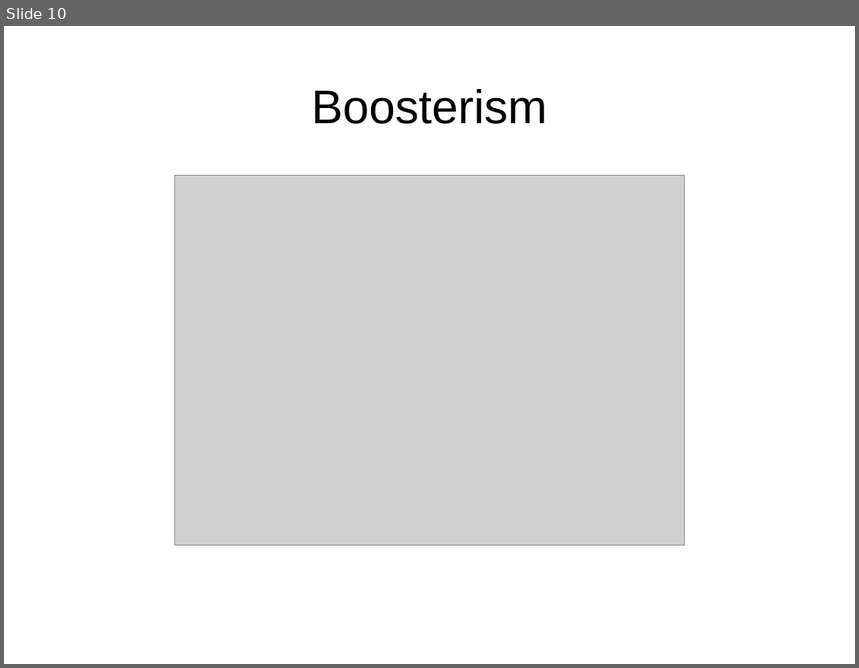
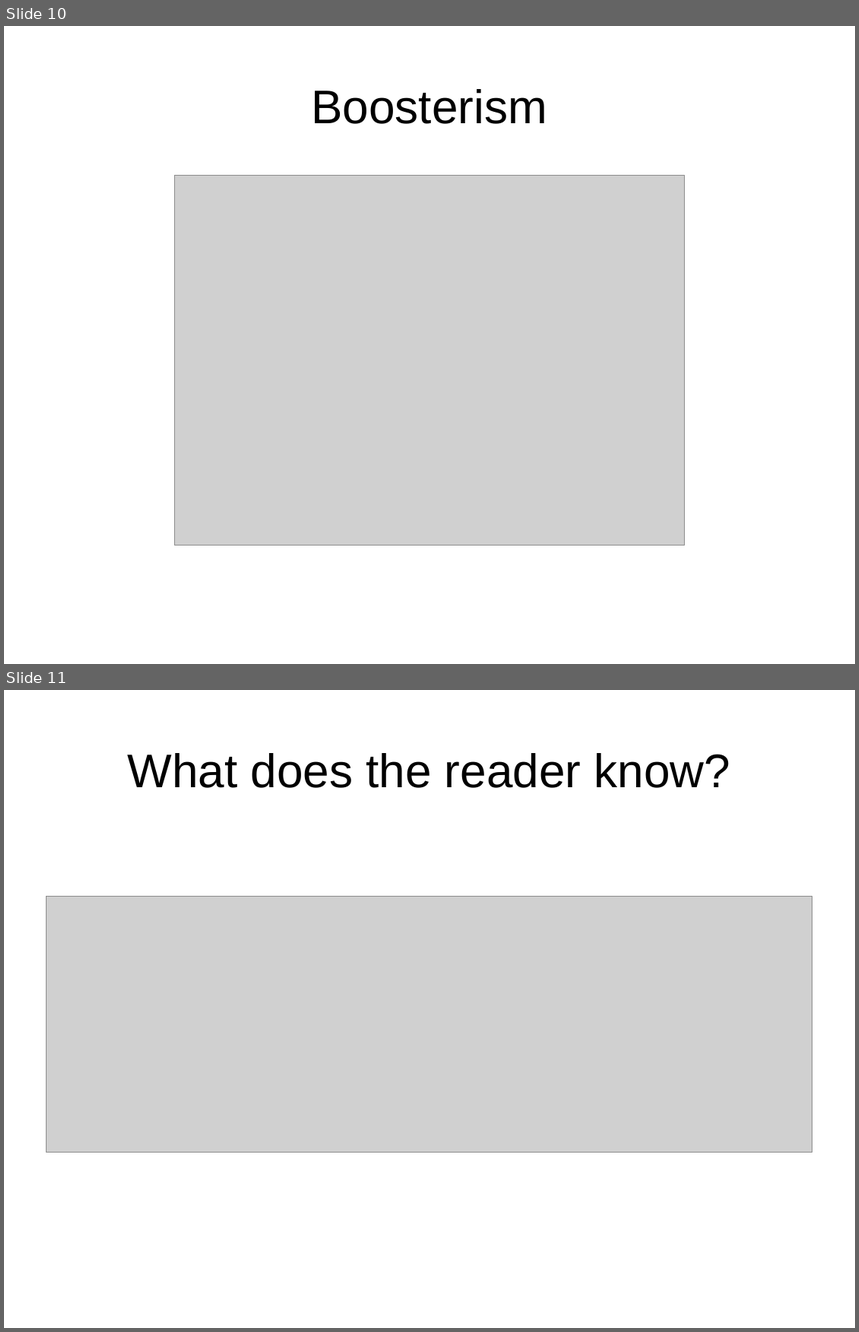
Before and after one commit to conorhoughton/COMS12303, a slide deck: 2017_18/CJH_3_Feedback/CJH_3_Feedback.odp. Shown one above the other, each under a label of ours: slide 10 before the commit, slides 10 and 11 after it. The pictures are 859x668 and 859x1332 pixels, drawn with LibreOffice and Linux fonts; fonts in the diff are those of the drawing; grey boxes stand for pictures. Boxes give left, top, right and bottom in pixels: in the first picture for what was removed or moved away, otherwise in the second. Text is boxed around its words. In the diff, an @@ line names an element or a change of style, - is before the commit and + after.

```diff
--- a/2017_18/CJH_3_Feedback/CJH_3_Feedback.odp
+++ b/2017_18/CJH_3_Feedback/CJH_3_Feedback.odp
@@ slide 11 added at box(4, 690, 855, 1328), background #FFFFFF @@
@@ title added at box(128, 753, 730, 788), 44 pt, text #000000 @@
+What does the reader know?
@@ picture added at box(47, 896, 813, 1153) @@
```
Also in this commit, not shown: 3 other slides added, 1 other file.
